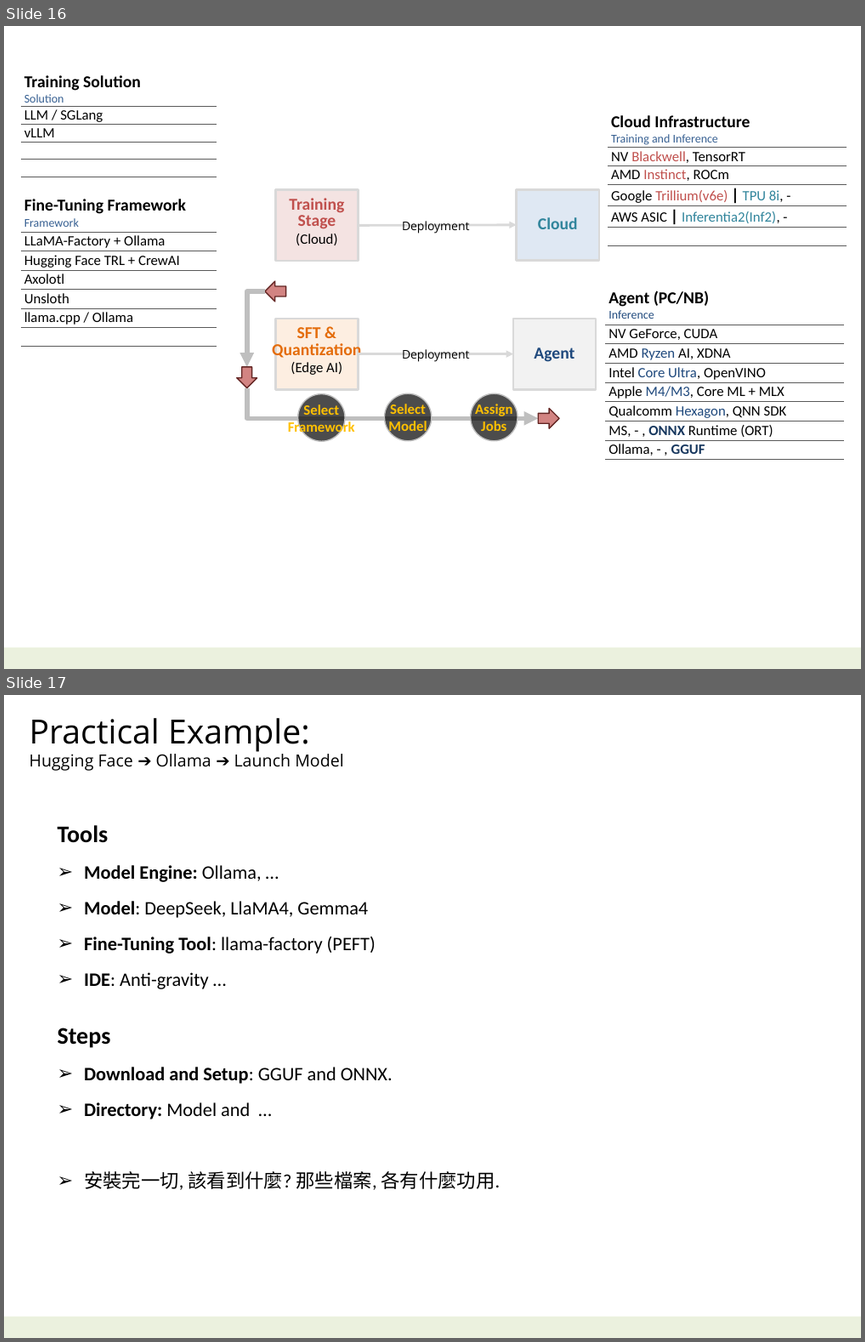
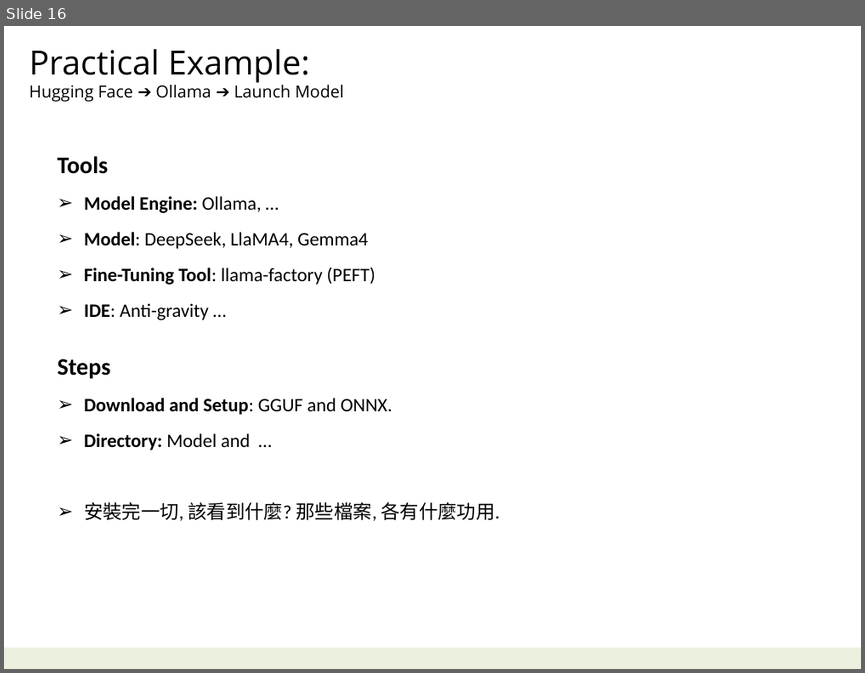
Before and after one commit to navibator/crazy-ai, a slide deck: ai-gemma.pptx. Shown one above the other, each under a label of ours: slides 16 and 17 before the commit, slide 16 after it. The pictures are 865x1342 and 865x673 pixels, drawn with LibreOffice and Linux fonts; fonts in the diff are those of the drawing. Boxes give left, top, right and bottom in pixels: in the first picture for what was removed or moved away, otherwise in the second. Text is boxed around its words. In the diff, an @@ line names an element or a change of style, - is before the commit and + after.

```diff
--- a/ai-gemma.pptx
+++ b/ai-gemma.pptx
@@ slide 16 removed at [4, 26, 861, 669], background #FFFFFF; not listed: 1 template element that a slide beside it also shows @@
@@ table removed at [21, 71, 216, 174], 5 rows, 1 columns @@
-Training Solution / Solution
-LLM / SGLang
-vLLM
-
-
@@ table removed at [608, 110, 847, 244], 6 rows, 1 columns @@
-Cloud Infrastructure / Training and Inference
-NV Blackwell, TensorRT
-AMD Instinct, ROCm
-Google Trillium(v6e) | TPU 8i, -
-AWS ASIC | Inferentia2(Inf2), -
-
@@ table removed at [21, 193, 216, 346], 7 rows, 1 columns @@
-Fine-Tuning Framework / Framework
-LLaMA-Factory + Ollama
-Hugging Face TRL + CrewAI
-Axolotl
-Unsloth
-llama.cpp / Ollama
-
@@ rectangle removed at [276, 190, 358, 261] @@
-Training
-Stage
-(Cloud)
@@ rectangle removed at [517, 190, 599, 261] @@
-Cloud
@@ arrow removed from (358, 226) to (517, 225) @@
@@ text removed at [402, 221, 470, 233] @@
-Deployment
@@ elbow arrow removed from (264, 291) to (246, 367) @@
@@ down arrow removed at [265, 281, 286, 301] @@
@@ table removed at [606, 285, 845, 459], 8 rows, 1 columns @@
-Agent (PC/NB) / Inference
-NV GeForce, CUDA
-AMD Ryzen AI, XDNA
-Intel Core Ultra, OpenVINO
-Apple M4/M3, Core ML + MLX
-Qualcomm Hexagon, QNN SDK
-MS, - , ONNX Runtime (ORT)
-Ollama, - , GGUF
@@ rectangle removed at [276, 318, 358, 389] @@
-SFT &
-Quantization
-(Edge AI)
@@ rectangle removed at [513, 318, 596, 389] @@
-Agent
@@ arrow removed from (358, 354) to (513, 354) @@
@@ text removed at [402, 349, 470, 362] @@
-Deployment
@@ down arrow removed at [237, 367, 257, 388] @@
@@ elbow arrow removed from (246, 387) to (538, 419) @@
@@ ellipse removed at [298, 393, 345, 441] @@
-Select
-Framework
@@ ellipse removed at [385, 393, 432, 441] @@
-Select
-Model
@@ ellipse removed at [470, 393, 517, 441] @@
-Assign
-Jobs
@@ down arrow removed at [538, 408, 560, 428] @@
@@ what was slide 17 is now slide 16 @@
```
Also in this commit, not shown: 2 slides changed, 2 slides added, 2 other slides removed, 1 other file.
